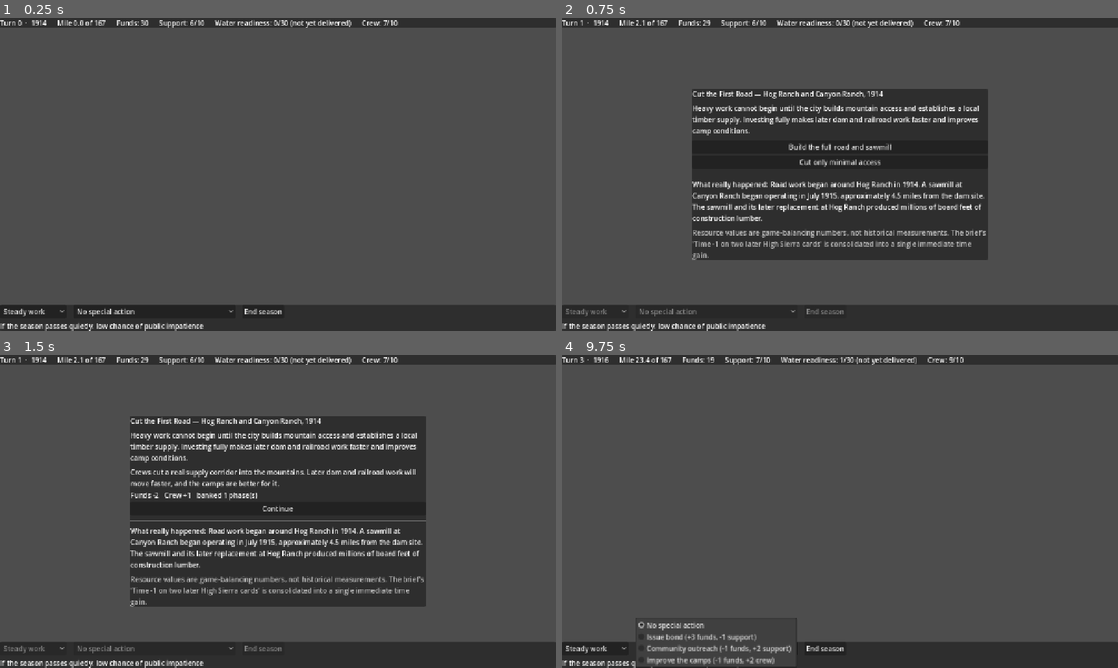
Above: before the commit, frames 1-4 (two rows, left to right).
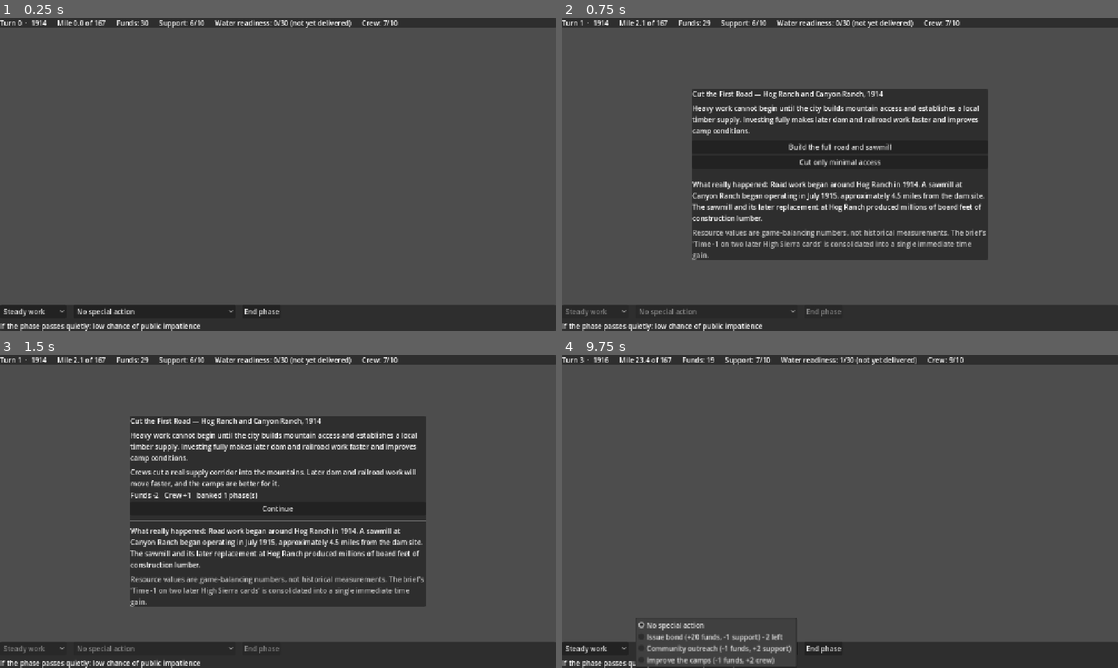
Above: after the commit, the same moments.

Repository: boxwrench/Hetchy-Trail
Game: Godot game, scene res://scenes/journey/journey.tscn
The game is run twice, just before and just after one commit, with the same random seed, the same clock (stepped at 60 frames per second) and the same inputs.
Inputs:
- Up to frame 1 (0.25 s): no input
- Up to frame 2 (0.75 s): click "End season" (after the commit: "End phase") at 0.5 s
- Up to frame 3 (1.5 s): click "Build the full road and sawmi…" at 1.25 s
- Up to frame 4 (9.75 s): click "Continue" at 2 s; click "Steady work" at 2.75 s; click "Steady work" at 3.5 s; click "End season" (after the commit: "End phase") at 4.25 s; click "Build the railroad" at 5 s; click "Continue" at 5.75 s; click "Steady work" at 6.5 s; click "End season" (after the commit: "End phase") at 7.25 s; click "Build the powerhouse first" at 8 s; click "Continue" at 8.75 s; click "No special action" at 9.5 s

The runs differ from the first frame. In frame 1, 0.5% of the frame differs, in the area x 3-51%, y 92-100%; in frame 2, 0.5%; in frame 3, 0.5%; in frame 4, 0.3%.

Commit message:
fix: bound the economy so no action loop generates unbounded funds
Alternating issue_bond and outreach netted +2 funds and +1 support every two
turns forever, which made bond_crisis, project_cancelled and work_halted
unreachable. Bond issuance is now capped per campaign and repeatable actions
escalate in cost with each use.

Adds a sim exploit probe as the regression guard: a greedy alternating policy
may not outrun phase overhead.

Co-Authored-By: Claude Opus 5 <noreply@anthropic.com>

Diff:
--- a/autoload/game_state.gd
+++ b/autoload/game_state.gd
@@ -85,6 +85,9 @@
 const OUTREACH_SUPPORT_GAIN := 2
 const CAMP_FUNDS_COST := 1
 const CAMP_CREW_GAIN := 2
+## Each use of a repeatable action raises the price of the next use of that
+## same action, so topping up a meter is a decision rather than bookkeeping.
+const ACTION_COST_ESCALATION := 1
 # ----------------------------------------------------------------------------
 
 ## Delivered Hetch Hetchy water requires every one of these flags -- each
@@ -113,6 +116,7 @@
 var work_pace: int = Pace.STEADY
 var flags: Dictionary = {}            # StringName -> true
 var bonds_issued: int = 0
+var action_uses: Dictionary = {}      # StringName -> int
 var game_over: bool = false
 
 var segments: Array[RouteSegment] = []
@@ -134,6 +138,7 @@
 	work_pace = Pace.STEADY
 	flags = {}
 	bonds_issued = 0
+	action_uses = {}
 	game_over = false
 	_emit_all()
 
@@ -154,32 +159,53 @@
 	_check_end_conditions()
 
 
-## Applies one optional per-turn action from the DecisionPanel.
-## Returns false when the action is not currently affordable/allowed.
-func take_action(action: StringName) -> bool:
+## Current funds price of a repeatable action, rising with each prior use.
+## issue_bond is not priced in funds -- it is gated by MAX_BOND_ISSUES.
+func action_cost(action: StringName) -> int:
+	var uses: int = action_uses.get(action, 0)
+	match action:
+		&"outreach":
+			return OUTREACH_FUNDS_COST + uses * ACTION_COST_ESCALATION
+		&"improve_camp":
+			return CAMP_FUNDS_COST + uses * ACTION_COST_ESCALATION
+		_:
+			return 0
+
+
+## Whether the action is currently allowed. The DecisionPanel renders from this
+## so affordability rules live in one place.
+func can_take_action(action: StringName) -> bool:
 	if game_over:
 		return false
 	match action:
 		&"issue_bond":
-			if public_support < BOND_MIN_SUPPORT:
-				return false
-			if bonds_issued >= MAX_BOND_ISSUES:
-				return false
+			return bonds_issued < MAX_BOND_ISSUES and public_support >= BOND_MIN_SUPPORT
+		&"outreach", &"improve_camp":
+			return funds >= action_cost(action)
+		_:
+			return false
+
+
+## Applies one optional per-turn action from the DecisionPanel.
+## Returns false when the action is not currently affordable/allowed.
+func take_action(action: StringName) -> bool:
+	if not can_take_action(action):
+		return false
+	var cost := action_cost(action)
+	match action:
+		&"issue_bond":
 			bonds_issued += 1
 			_set_funds(funds + BOND_FUNDS_GAIN)
 			_set_support(public_support - BOND_SUPPORT_COST)
 		&"outreach":
-			if funds < OUTREACH_FUNDS_COST:
-				return false
-			_set_funds(funds - OUTREACH_FUNDS_COST)
+			_set_funds(funds - cost)
 			_set_support(public_support + OUTREACH_SUPPORT_GAIN)
 		&"improve_camp":
-			if funds < CAMP_FUNDS_COST:
-				return false
-			_set_funds(funds - CAMP_FUNDS_COST)
+			_set_funds(funds - cost)
 			_set_crew(crew_wellbeing + CAMP_CREW_GAIN)
 		_:
 			return false
+	action_uses[action] = int(action_uses.get(action, 0)) + 1
 	_check_end_conditions()
 	return true
 
--- a/scenes/ui/decision_panel.gd
+++ b/scenes/ui/decision_panel.gd
@@ -8,9 +8,11 @@
 const ACTIONS: Array[StringName] = [&"none", &"issue_bond", &"outreach", &"improve_camp"]
 const ACTION_LABELS := [
 	"No special action",
-	"Issue bond (+3 funds, -1 support)",
-	"Community outreach (-1 funds, +2 support)",
-	"Improve the camps (-1 funds, +2 crew)",
+	# Placeholder text only -- refresh_affordability() rewrites all three from
+	# the live GameState constants and the current escalated costs.
+	"Issue bond",
+	"Community outreach",
+	"Improve the camps",
 ]
 
 var pace_select: OptionButton
@@ -45,7 +47,7 @@
 		action_select.add_item(action_label)
 	row.add_child(action_select)
 	end_button = Button.new()
-	end_button.text = "End season"
+	end_button.text = "End phase"
 	end_button.pressed.connect(_on_end_pressed)
 	row.add_child(end_button)
 	risk_label = Label.new()
@@ -66,9 +68,16 @@
 
 
 func refresh_affordability() -> void:
-	action_select.set_item_disabled(1, GameState.public_support < GameState.BOND_MIN_SUPPORT)
-	action_select.set_item_disabled(2, GameState.funds < GameState.OUTREACH_FUNDS_COST)
-	action_select.set_item_disabled(3, GameState.funds < GameState.CAMP_FUNDS_COST)
+	action_select.set_item_disabled(1, not GameState.can_take_action(&"issue_bond"))
+	action_select.set_item_disabled(2, not GameState.can_take_action(&"outreach"))
+	action_select.set_item_disabled(3, not GameState.can_take_action(&"improve_camp"))
+	var bonds_left := GameState.MAX_BOND_ISSUES - GameState.bonds_issued
+	action_select.set_item_text(1, "Issue bond (+%d funds, -%d support) - %d left"
+		% [GameState.BOND_FUNDS_GAIN, GameState.BOND_SUPPORT_COST, bonds_left])
+	action_select.set_item_text(2, "Community outreach (-%d funds, +%d support)"
+		% [GameState.action_cost(&"outreach"), GameState.OUTREACH_SUPPORT_GAIN])
+	action_select.set_item_text(3, "Improve the camps (-%d funds, +%d crew)"
+		% [GameState.action_cost(&"improve_camp"), GameState.CAMP_CREW_GAIN])
 	_refresh_risk()
 
 
@@ -76,5 +85,5 @@
 	var preview: Dictionary = EventManager.risk_preview(pace_select.selected)
 	var noun := "injury" if preview["kind"] == &"injury" else "public impatience"
 	# Worded as a conditional: on turns a fixed milestone card is due, the hazard
-	# roll is skipped entirely, so this is the risk only "if the season passes quietly".
-	risk_label.text = "If the season passes quietly: %s chance of %s" % [String(preview["level"]), noun]
+	# roll is skipped entirely, so this is the risk only "if the phase passes quietly".
+	risk_label.text = "If the phase passes quietly: %s chance of %s" % [String(preview["level"]), noun]
--- a/tools/sim_test.gd
+++ b/tools/sim_test.gd
@@ -58,7 +58,13 @@
 	var impatience := _probe(GameState.Pace.REST, &"impatience")
 	print("SIM PROBE: push->injury=%d  rest->impatience=%d" % [injuries, impatience])
 
+	var exploit_peak := _exploit_probe()
+	print("SIM EXPLOIT: peak funds under bond/outreach alternation = %d" % exploit_peak)
 	var win := final_result == &"system_complete" and final_year <= 1940
+	# Regression guard: no repeatable action loop may outrun phase overhead.
+	# Two bonds at BOND_FUNDS_GAIN is the entire authorized income; anything
+	# above that means a repeatable loop is manufacturing funds.
+	win = win and exploit_peak <= GameState.START_FUNDS + (GameState.MAX_BOND_ISSUES * GameState.BOND_FUNDS_GAIN)
 	if win and injuries > 0 and impatience > 0:
 		print("SIM PASS: system_complete, grade=%s" % final_grade)
 		get_tree().quit(0)
@@ -89,3 +95,22 @@
 			EventManager.resolve_choice(card, card.canonical_choice)
 	EventManager.event_drawn.disconnect(cb)
 	return seen["n"]
+
+
+## Plays the bond/outreach alternation that used to generate unbounded funds.
+## Returns the highest funds value reached.
+func _exploit_probe() -> int:
+	GameState.new_game()
+	EventManager.reset()
+	var peak := GameState.funds
+	for i in 40:
+		if GameState.game_over:
+			break
+		GameState.work_pace = GameState.Pace.STEADY
+		if i % 2 == 0:
+			GameState.take_action(&"issue_bond")
+		else:
+			GameState.take_action(&"outreach")
+		GameState.advance_turn()
+		peak = maxi(peak, GameState.funds)
+	return peak
--- a/tools/smoke_test.gd
+++ b/tools/smoke_test.gd
@@ -8,6 +8,7 @@
 
 func _ready() -> void:
 	_check_phase_calendar()
+	_check_economy()
 	_check_segments()
 	_check_deck()
 	_check_hazards()
@@ -168,3 +169,24 @@
 	check(dependent == 3, "exactly 3 railroad-dependent segments (got %d)" % dependent)
 	GameState.new_game()
 	EventManager.reset()
+
+
+func _check_economy() -> void:
+	GameState.new_game()
+	check(GameState.action_cost(&"outreach") == GameState.OUTREACH_FUNDS_COST,
+		"first outreach costs the base price")
+	GameState.take_action(&"outreach")
+	check(GameState.action_cost(&"outreach") == GameState.OUTREACH_FUNDS_COST + GameState.ACTION_COST_ESCALATION,
+		"second outreach costs more than the first")
+	GameState.new_game()
+	var issued := 0
+	for i in 10:
+		if GameState.take_action(&"issue_bond"):
+			issued += 1
+		GameState.take_action(&"outreach")
+	check(issued == GameState.MAX_BOND_ISSUES,
+		"bond issuance is capped at %d (got %d)" % [GameState.MAX_BOND_ISSUES, issued])
+	check(not GameState.can_take_action(&"issue_bond"),
+		"issuing the cap exhausts the bond action")
+	GameState.new_game()
+	EventManager.reset()
Not shown, changed: docs/superpowers/plans/2026-07-27-p1-foundations.md
